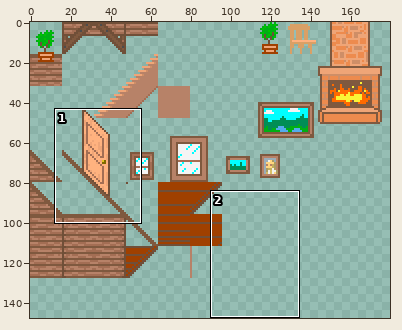
A sprite sheet gets an edit: Assets/Resources/Art/Tilesets/Towns/houseinterior.png. The first picture is a wide view before the edit; the outline marks the close-up.
Close-up. Before:
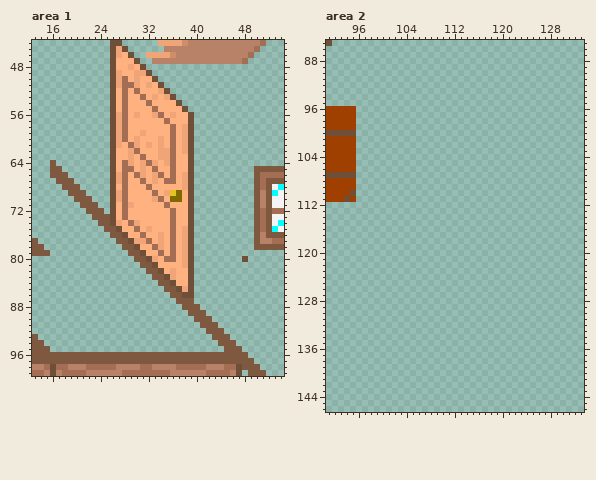
The file is 256x256 pixels. Shown: area 1: x 13..54, y 44..99; area 2: x 91..133, y 85..146. The wide view leaves out empty margins.
After:
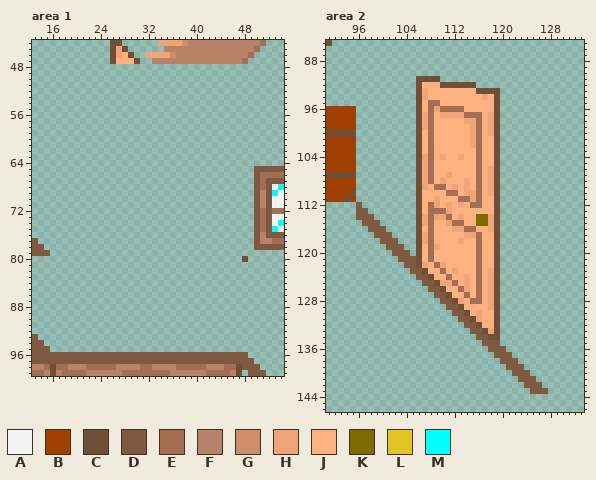
Palette (. is transparent): A #f4f4f4  B #a04000  C #704f38  D #7f593f  E #a36e54  F #b78268  G #ce8e67  H #efa577  J #ffb27f  K #7f6a00  L #e3c321  M #00ffff
What changed:
Changed rows in their new state; - is an unchanged pixel.
Area 1:
first column x 16:
 48 ----------......----------------
 49 ----------.......---------------
 50 ----------........--------------
 51 ----------.........-------------
 52 ----------..........------------
 53 ----------...........-----------
 54 ----------............----------
 55 ----------.............---------
 56 ----------..............--------
 57 ----------..............--------
 58 ----------..............--------
 59 ----------..............--------
 60 ----------..............--------
 61 ----------..............--------
 62 ----------..............--------
 63 ----------..............--------
 64 .---------..............--------
 65 ..--------..............--------
 66 ...-------..............--------
 67 -...------..............--------
 68 --...-----..............--------
 69 ---...----..............--------
 70 ----...---..............--------
 71 -----...--..............--------
 72 ------...-..............--------
 73 -------.................--------
 74 --------................--------
 75 ---------...............--------
 76 ----------..............--------
 77 -----------.............--------
 78 ------------............--------
 79 -------------...........--------
 80 --------------..........--------
 81 ---------------.........--------
 82 ----------------........--------
 83 -----------------.......--------
 84 ------------------......--------
 85 -------------------.....--------
 86 --------------------....--------
 87 ---------------------...--------
 88 ----------------------...-------
 89 -----------------------...------
 90 ------------------------...-----
 91 -------------------------...----
 92 --------------------------...---
 93 ---------------------------...--
 94 ----------------------------...-
 95 -----------------------------...
Area 2:
first column x 96:
 91 ----------CCCC------------------
 92 ----------CJJJCCCCCC------------
 93 ----------CHJJJJJJJJCCCC--------
 94 ----------CHJJJJJJJJJHJC--------
 95 ----------CJEEJJJJJJJJJC--------
 96 ----------CJEHEEEEJJJJJC--------
 97 ----------CHEJHHHHEEEJHC--------
 98 ----------CHEJJJJJHHEJHC--------
 99 ----------CHEJJJJJJHEJHC--------
100 ----------CJEJJJJJJHEJHC--------
101 ----------CJEJJJJJJHEJJC--------
102 ----------CJEJJJJJJHEJJC--------
103 ----------CJEJJJJJJJEJJC--------
104 ----------CHEJHJJHJJEJJC--------
105 ----------CHEJJJJJJJEJJC--------
106 ----------CHEJJJJJJJEJHC--------
107 ----------CHEJJHJJJJEJHC--------
108 ----------CHEJHJJJHJEJHC--------
109 ----------CHJEEJHJHJEJHC--------
110 ----------CJJJJEEJHHEJHC--------
111 ----------CJJHJJJEEHEJJC--------
112 D---------CJEHJHJHJEEJJC--------
113 DD--------CJEEEHJJJJJJJC--------
114 DDD-------CHEHHEJHJJKKHC--------
115 -DDD------CHEJJHEEJJKKHC--------
116 --DDD-----CJEJJJHHEEJJHC--------
117 ---DDD----CHEJJJJJHHEJJC--------
118 ----DDD---CHEJJJJHJJEJJC--------
119 -----DDD--CJEHJJJJJJEJJC--------
120 ------DDD-CJEJJJJJJJEJJC--------
121 -------DDDCJEJJJJJJJEJJC--------
122 --------DDCHJEHJJJJJEJJC--------
123 ---------DDCJJEJHJJJEJHC--------
124 ----------DDCJJEJJHJEJHC--------
125 -----------DDCHHEJHJEJHC--------
126 ------------DDCJJEHJEJHC--------
127 -------------DDCJJEJEJHC--------
128 --------------DDCHJEEJHC--------
129 ---------------DDCJJJJHC--------
130 ----------------DDCJHJJC--------
131 -----------------DDCHJJC--------
132 ------------------DDCJJC--------
133 -------------------DDCHC--------
134 --------------------DDCC--------
135 ---------------------DDD--------
136 ----------------------DDD-------
137 -----------------------DDD------
138 ------------------------DDD-----
139 -------------------------DDD----
140 --------------------------DDD---
141 ---------------------------DDD--
142 ----------------------------DDD-
143 -----------------------------DDD
Boxes around the changes in both close-ups, in picture pixels (x1, y1, x2, y2):
erased: (50, 64, 242, 352)
added: (356, 76, 548, 394)
